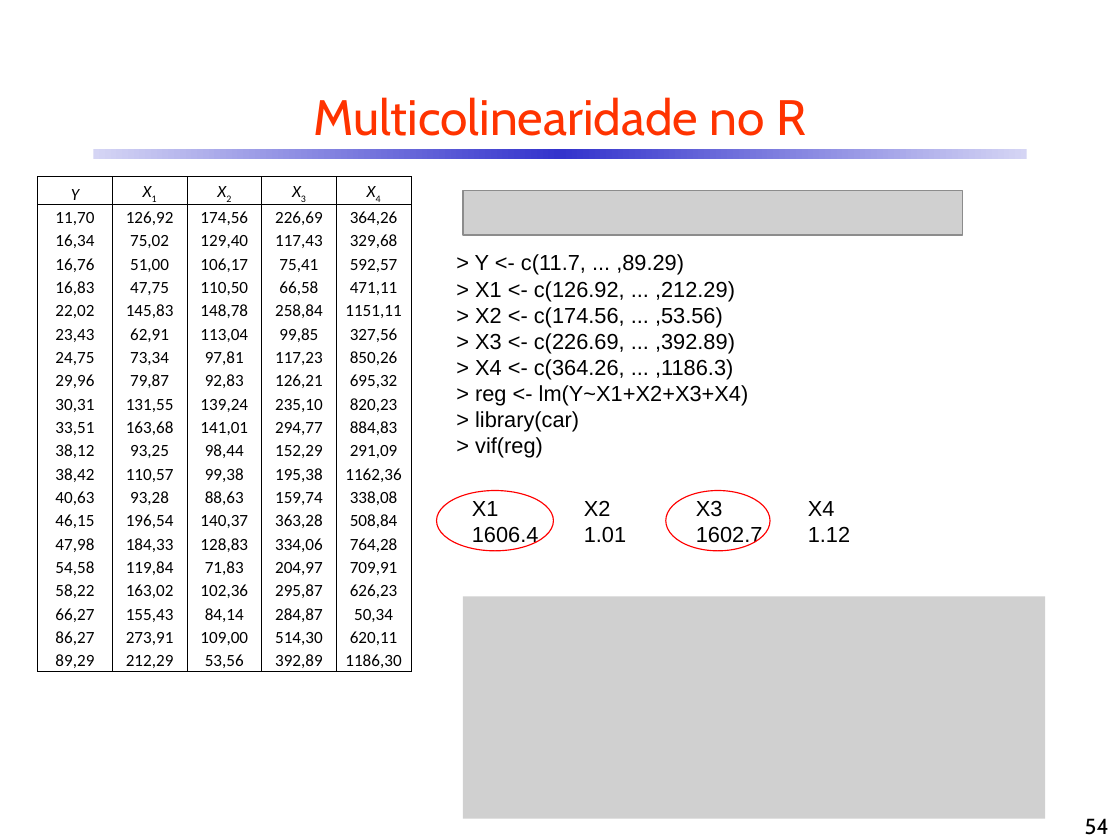
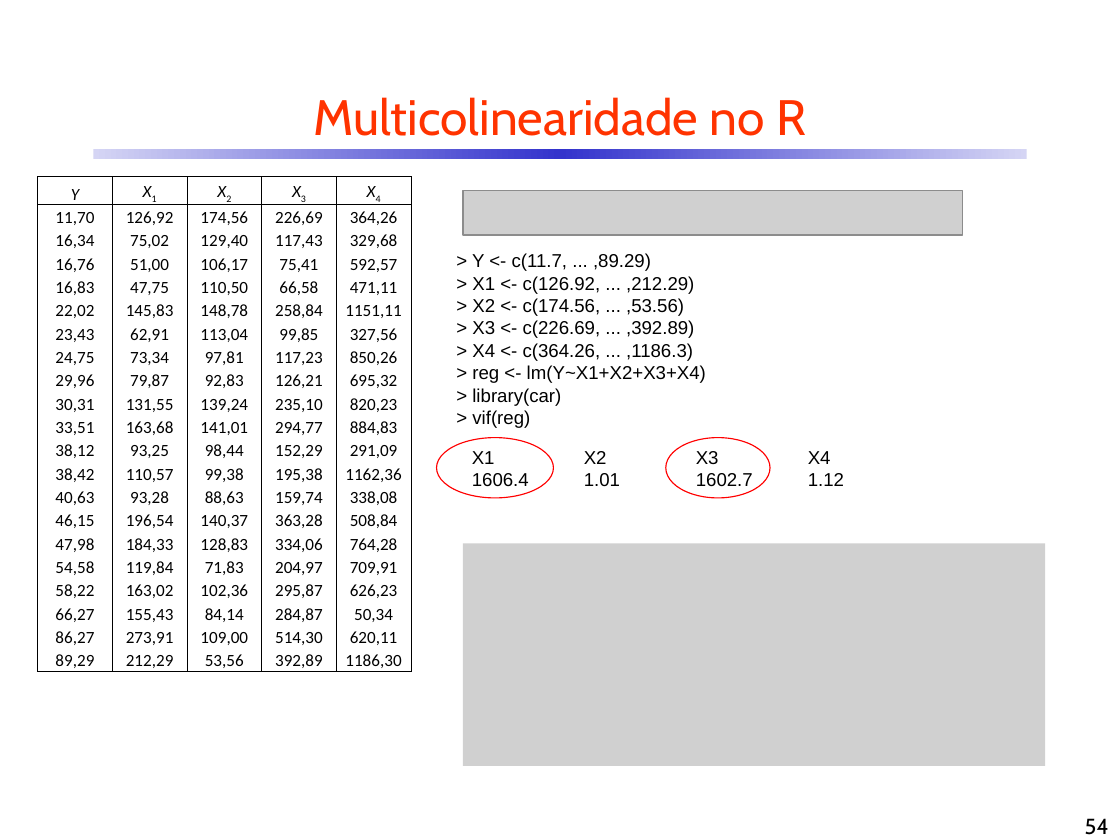
Before and after one commit to CDRenno/Estatistica, a slide deck: slide 54 of ppt/10ARegr.pptx. Drawn at 1120x840 pixels with LibreOffice and Linux fonts; fonts in the diff are those of the drawing; grey boxes stand for pictures. Boxes give left, top, right and bottom in pixels: in the first picture for what was removed or moved away, otherwise in the second. Text is boxed around its words. In the diff, an @@ line names an element or a change of style, - is before the commit and + after.

```diff
--- a/ppt/10ARegr.pptx
+++ b/ppt/10ARegr.pptx
@@ text "> Y <- c(11.7, ... ..." at <box>472,253,706,428</box>: size 14 to 12 pt @@
@@ text "X1 X2 X3 X4" at <box>472,365,844,491</box>: size 14 to 12 pt @@
@@ text "X1 X2 X3 X4": place and size @@
-text "X1 X2 X3 X4" at <box>472,385,850,547</box>
+text "X1 X2 X3 X4" at <box>472,365,844,491</box>
@@ 2 ellipses, 1 picture: place and size @@
-2 ellipses, 1 picture at <box>437,491,1045,819</box>
+2 ellipses, 1 picture at <box>437,438,1045,766</box>
```
Also in this commit, not shown: 23 other slides changed, 1 slide added, 1 other file.
